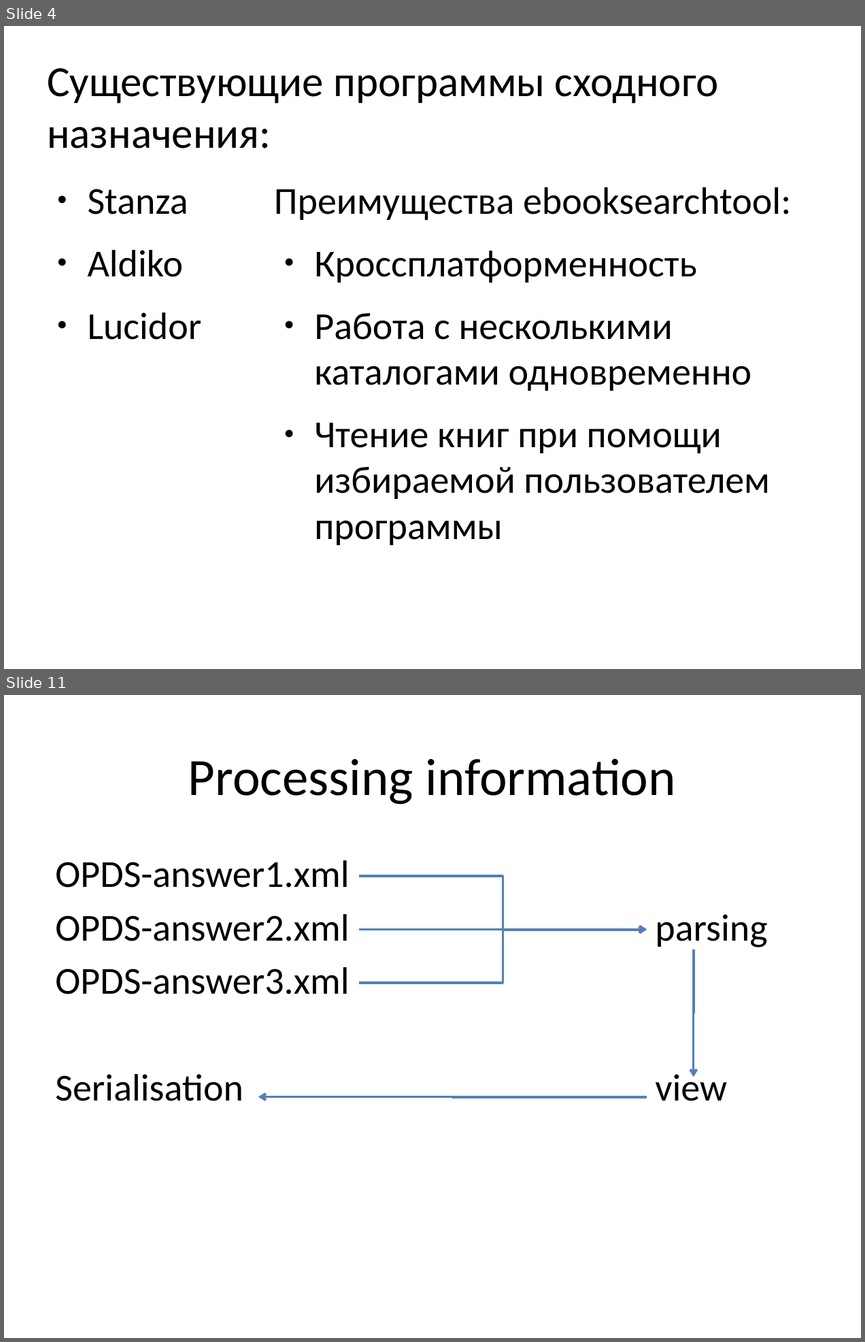
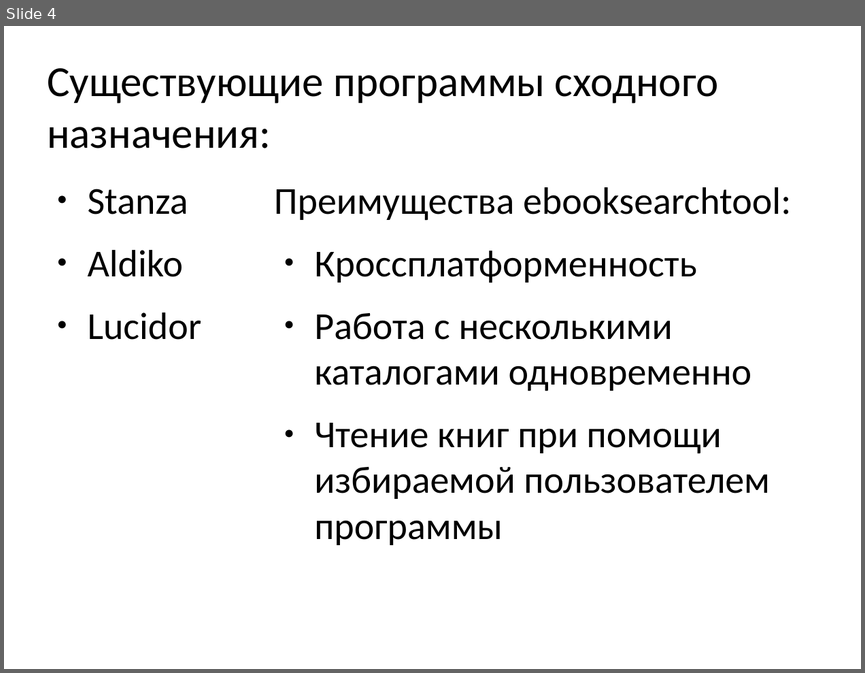
Before and after one commit to kropp/ebooksearchtool, a slide deck: client-java/Presentation.odp. Shown one above the other, each under a label of ours: slides 4 and 11 before the commit, slide 4 after it; the slides between them are not shown. The pictures are 865x1342 and 865x673 pixels, drawn with LibreOffice and Linux fonts; fonts in the diff are those of the drawing. Boxes give left, top, right and bottom in pixels: in the first picture for what was removed or moved away, otherwise in the second. Text is boxed around its words. In the diff, an @@ line names an element or a change of style, - is before the commit and + after.

```diff
--- a/client-java/Presentation.odp
+++ b/client-java/Presentation.odp
@@ slide 11 removed at bbox=[4, 695, 861, 1338], background #FFFFFF @@
@@ title removed at bbox=[188, 758, 675, 804] @@
-Processing information
@@ text removed at bbox=[55, 860, 727, 1101] @@
-OPDS-answer1.xml
-OPDS-answer2.xml parsing
-OPDS-answer3.xml
-Serialisation view
@@ elbow arrow removed from (359, 876) to (647, 929) @@
@@ elbow arrow removed from (359, 929) to (647, 930) @@
@@ elbow arrow removed from (359, 983) to (647, 929) @@
@@ elbow arrow removed from (694, 949) to (694, 1076) @@
@@ elbow arrow removed from (647, 1097) to (258, 1097) @@
```
Also in this commit, not shown: 6 slides added, 7 other slides removed.
